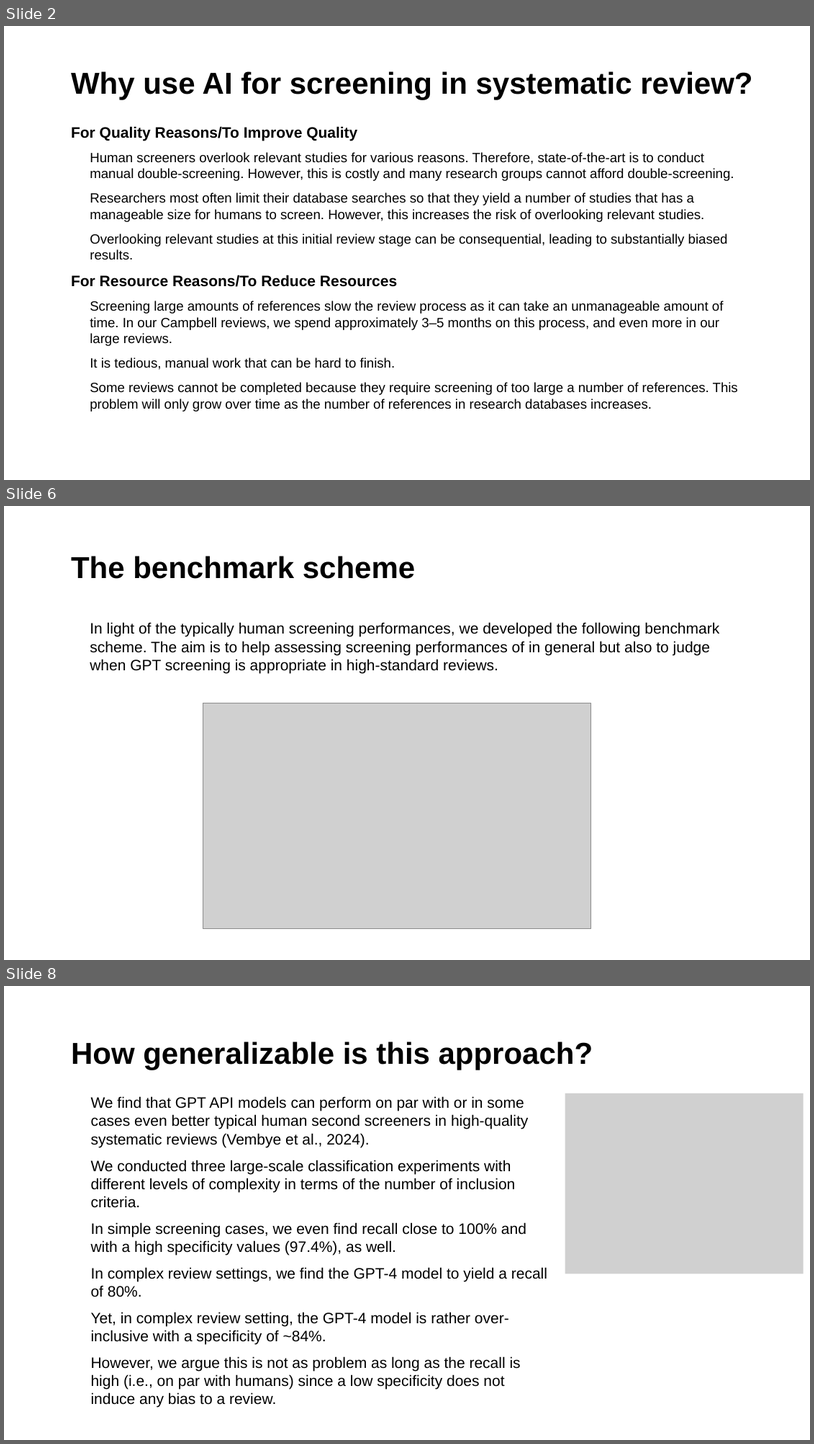
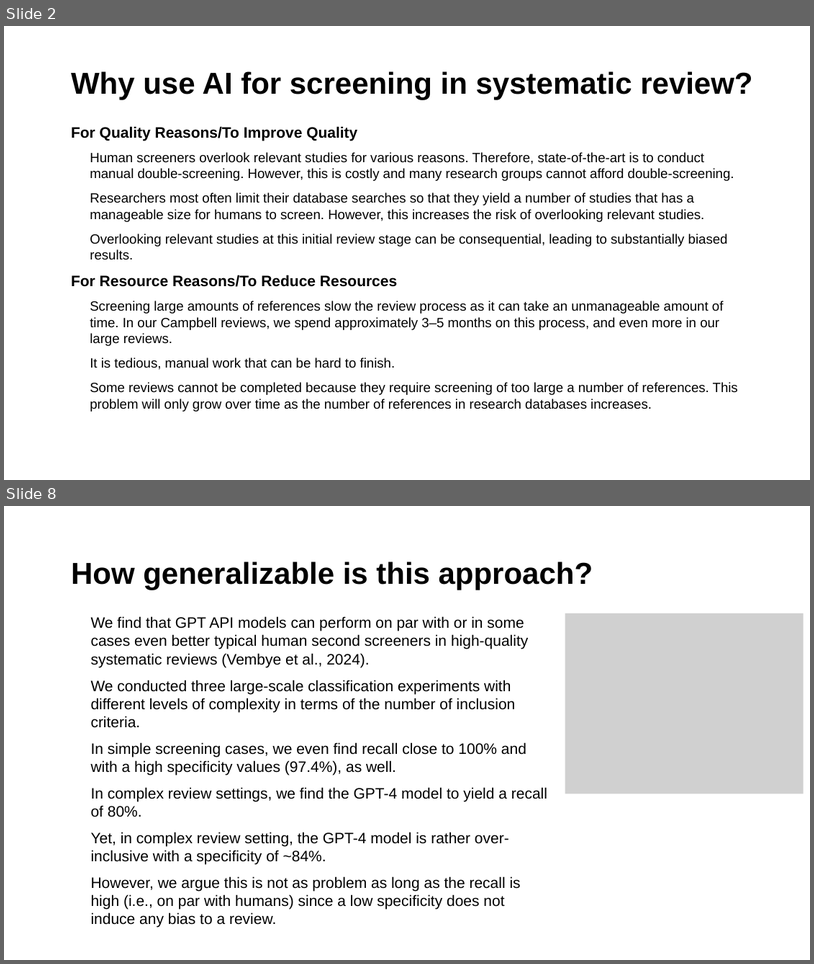
Before and after one commit to MikkelVembye/SRMA-SIG-presentation, a slide deck: SRMA SIG presentation 2024 .potx.pptx. Shown one above the other, each under a label of ours: slides 2, 6 and 8 before the commit, slides 2 and 8 after it; the slides between them are not shown. The pictures are 814x1444 and 814x964 pixels, drawn with LibreOffice and Linux fonts; fonts in the diff are those of the drawing; grey boxes stand for pictures; background and template pictures are left out. Boxes give left, top, right and bottom in pixels: in the first picture for what was removed or moved away, otherwise in the second. Text is boxed around its words. In the diff, an @@ line names an element or a change of style, - is before the commit and + after.

```diff
--- a/SRMA SIG presentation 2024 .potx.pptx
+++ b/SRMA SIG presentation 2024 .potx.pptx
@@ slide 6 removed at bbox=[4, 506, 810, 960], background #FFFFFF @@
@@ title removed at bbox=[71, 556, 415, 579] @@
-The benchmark scheme
@@ text removed at bbox=[90, 622, 720, 673] @@
-• In light of the typically human screening performances, we developed the following benchmark scheme. The aim is to help assessing screening performances of in general but also to judge when GPT screening is appropriate in high-standard reviews.
@@ picture removed at bbox=[203, 703, 591, 928] @@
```
Also in this commit, not shown: 4 slides changed, 3 slides added, 2 other slides removed.
